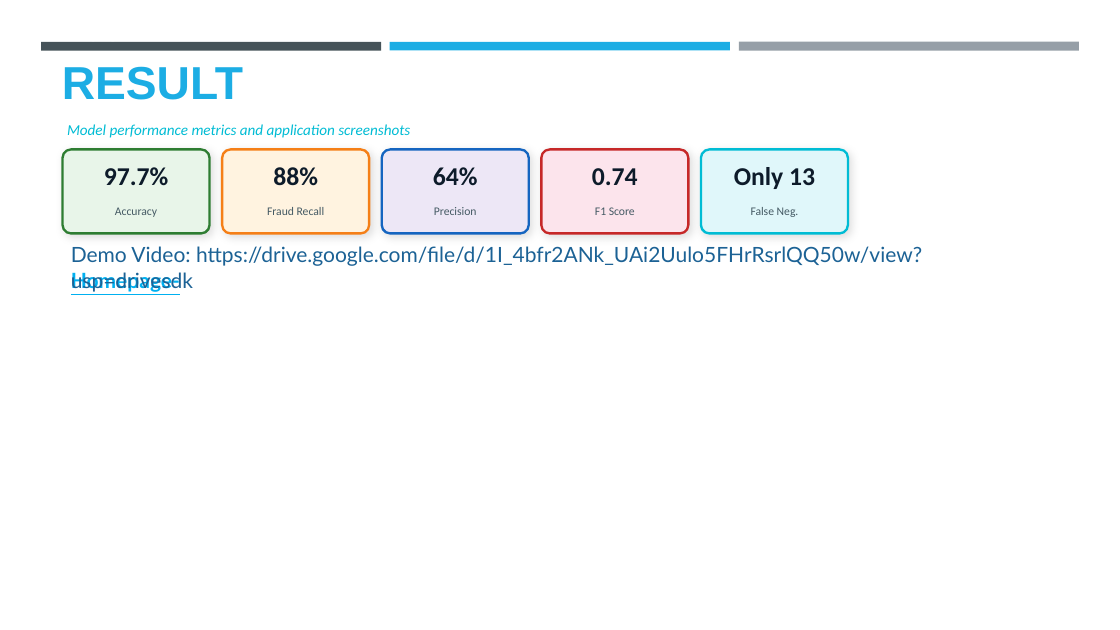
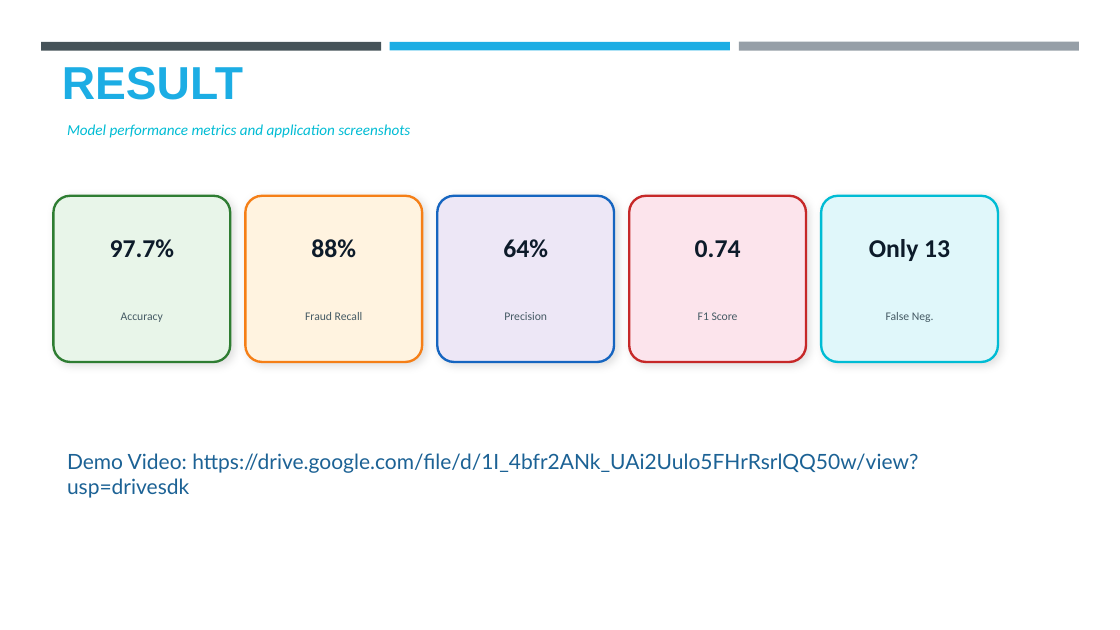
Before and after one commit to palakkhandelwal22/AI-Job-Scam-Detector, a slide deck: slide 7 of AI-JOB-SCAM-DETECTOR-PRESENTATION.pptx. Drawn at 1120x630 pixels with LibreOffice and Linux fonts; fonts in the diff are those of the drawing; background and template pictures are left out. Boxes give left, top, right and bottom in pixels: in the first picture for what was removed or moved away, otherwise in the second. Text is boxed around its words. In the diff, an @@ line names an element or a change of style, - is before the commit and + after.

```diff
--- a/AI-JOB-SCAM-DETECTOR-PRESENTATION.pptx
+++ b/AI-JOB-SCAM-DETECTOR-PRESENTATION.pptx
@@ text "97.7%": place and size @@
-text "97.7%" at box(104, 167, 168, 186)
+text "97.7%" at box(110, 239, 174, 258)
@@ rounded rectangle: place and size @@
-rounded rectangle at box(62, 150, 209, 234)
+rounded rectangle at box(54, 196, 230, 362)
@@ text "88%": place and size @@
-text "88%" at box(273, 167, 318, 186)
+text "88%" at box(311, 239, 356, 258)
@@ rounded rectangle: place and size @@
-rounded rectangle at box(222, 150, 369, 234)
+rounded rectangle at box(245, 196, 422, 362)
@@ text "64%": place and size @@
-text "64%" at box(433, 167, 478, 186)
+text "64%" at box(503, 239, 548, 258)
@@ rounded rectangle: place and size @@
-rounded rectangle at box(381, 150, 528, 234)
+rounded rectangle at box(438, 196, 614, 362)
@@ text "0.74": place and size @@
-text "0.74" at box(592, 168, 638, 185)
+text "0.74" at box(695, 240, 741, 257)
@@ rounded rectangle: place and size @@
-rounded rectangle at box(541, 150, 688, 234)
+rounded rectangle at box(629, 196, 806, 362)
@@ text "Only 13": place and size @@
-text "Only 13" at box(734, 167, 815, 189)
+text "Only 13" at box(869, 239, 950, 261)
@@ rounded rectangle: place and size @@
-rounded rectangle at box(701, 150, 848, 234)
+rounded rectangle at box(822, 196, 998, 362)
@@ text "Accuracy": place and size @@
-text "Accuracy" at box(115, 207, 157, 217)
+text "Accuracy" at box(121, 312, 163, 322)
@@ text removed at box(71, 272, 180, 292) @@
-Homepage-
@@ text "Fraud Recall": place and size @@
-text "Fraud Recall" at box(267, 207, 325, 215)
+text "Fraud Recall" at box(305, 312, 363, 320)
@@ text "Precision": place and size @@
-text "Precision" at box(434, 207, 477, 215)
+text "Precision" at box(504, 312, 547, 320)
@@ text "F1 Score": place and size @@
-text "F1 Score" at box(595, 207, 635, 215)
+text "F1 Score" at box(698, 312, 738, 320)
@@ text "False Neg.": place and size @@
-text "False Neg." at box(751, 207, 799, 217)
+text "False Neg." at box(886, 312, 934, 322)
@@ text "Demo Video: https://drive.google.com/file/d/1I_4bfr2ANk_UAi2 ...": place and size @@
-text "Demo Video: https://drive.google.com/file/d/1I_4bfr2ANk_UAi2 ..." at box(71, 246, 922, 292)
+text "Demo Video: https://drive.google.com/file/d/1I_4bfr2ANk_UAi2 ..." at box(67, 453, 918, 498)
```
Also in this commit, not shown: 7 other slides changed, 7 slides added, 7 slides removed.
